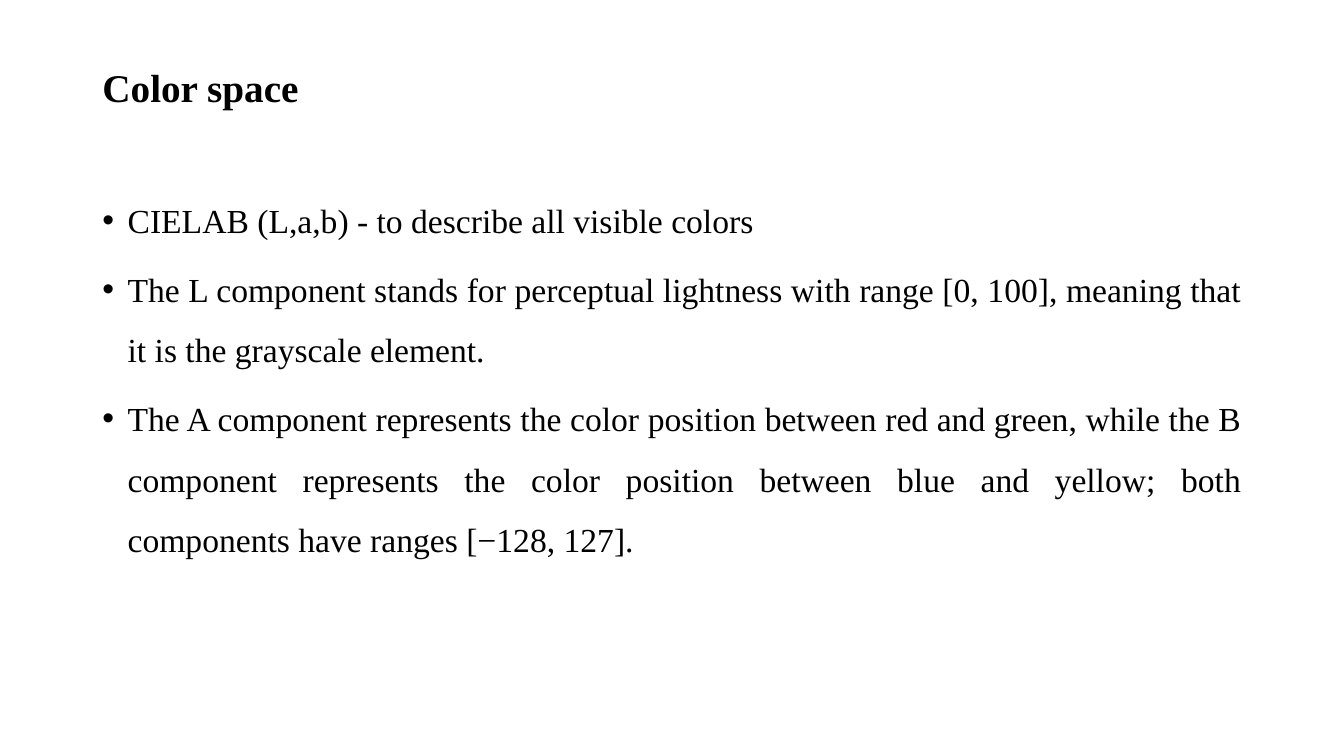
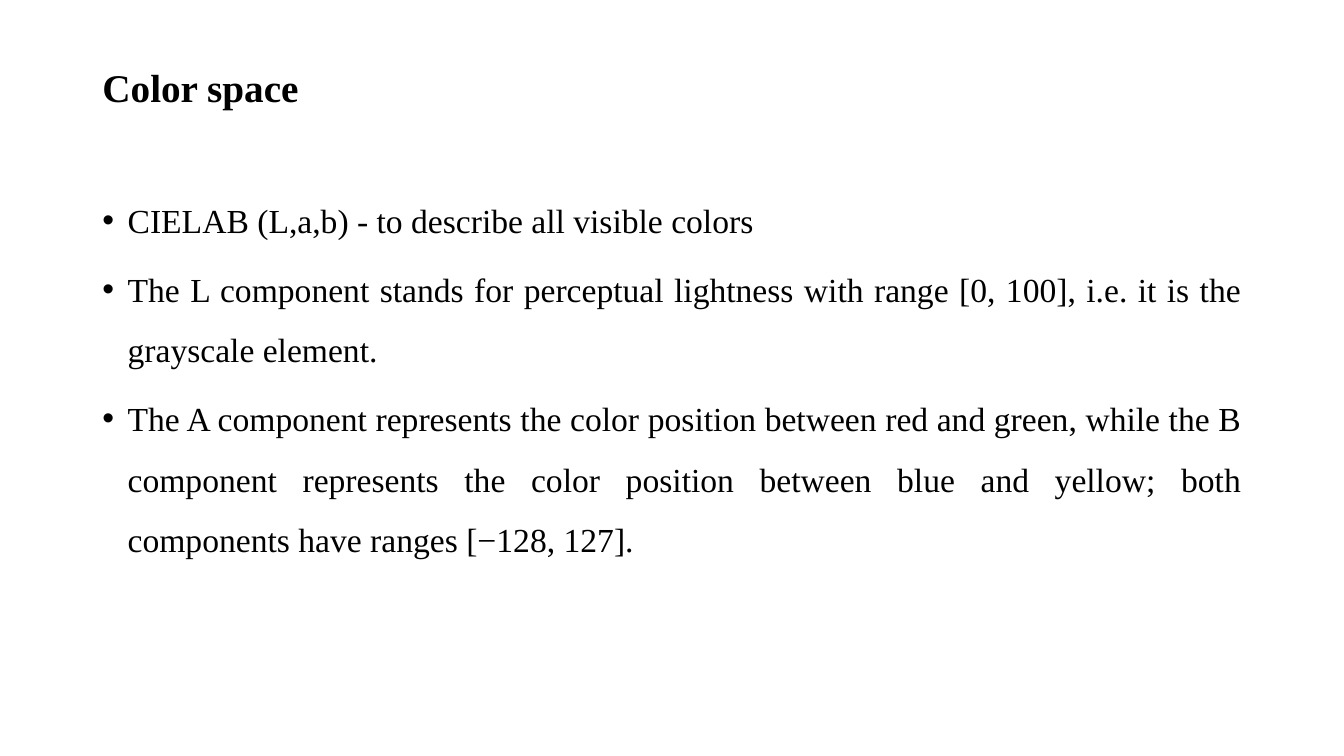
Before and after one commit to sujanW0W/MajorProject, a slide deck: slide 18 of Image colorization and Inpainting/Image inpainting and colourization.pptx (slide 13 before the commit). Drawn at 1344x756 pixels with LibreOffice and Linux fonts; fonts in the diff are those of the drawing. Boxes give left, top, right and bottom in pixels: in the first picture for what was removed or moved away, otherwise in the second. Text is boxed around its words. In the diff, an @@ line names an element or a change of style, - is before the commit and + after.

Commit message:
final presentation

```diff
--- a/Image colorization and Inpainting/Image inpainting and colourization.pptx
+++ b/Image colorization and Inpainting/Image inpainting and colourization.pptx
@@ text at [128,278,1241,369]: text changed @@
-• The L component stands for perceptual lightness with range [0, 100], meaning that it is the grayscale element.
+• The L component stands for perceptual lightness with range [0, 100], i.e. it is the grayscale element.
```
Also in this commit, not shown: 14 other slides changed, 8 slides added.
